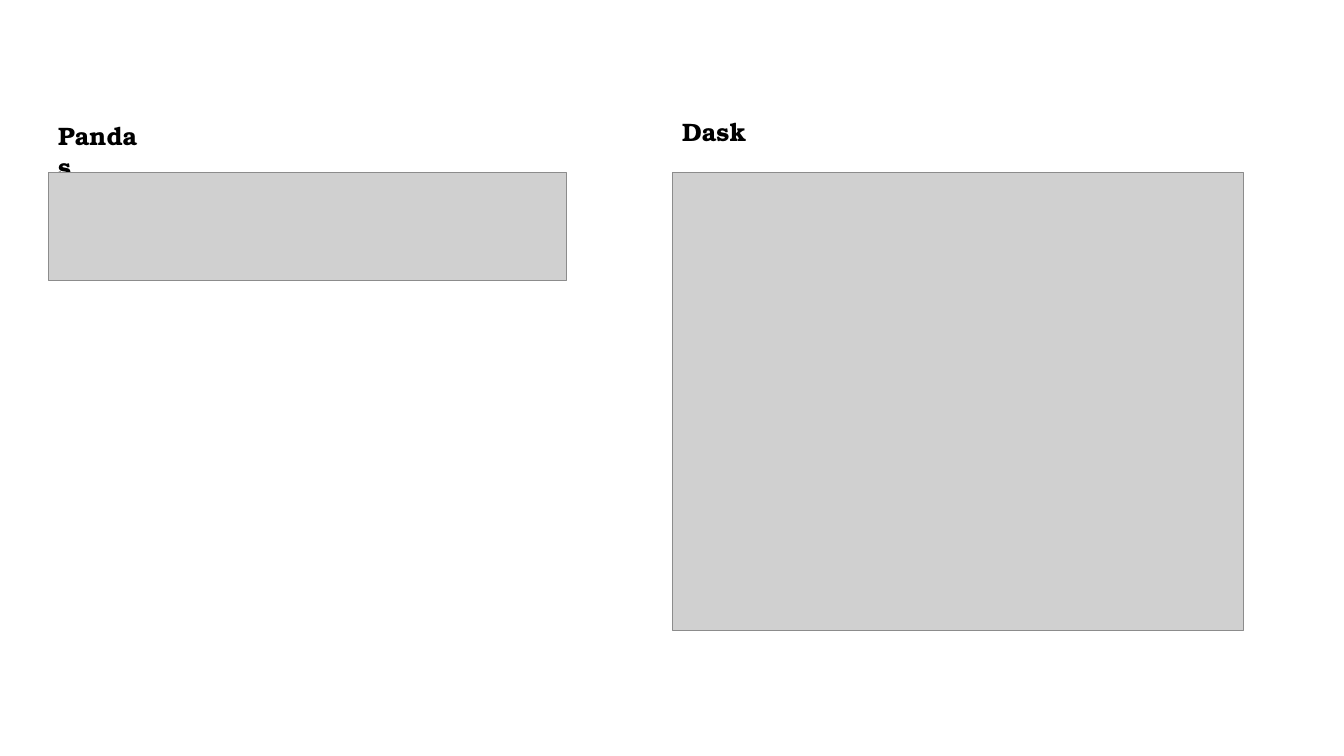
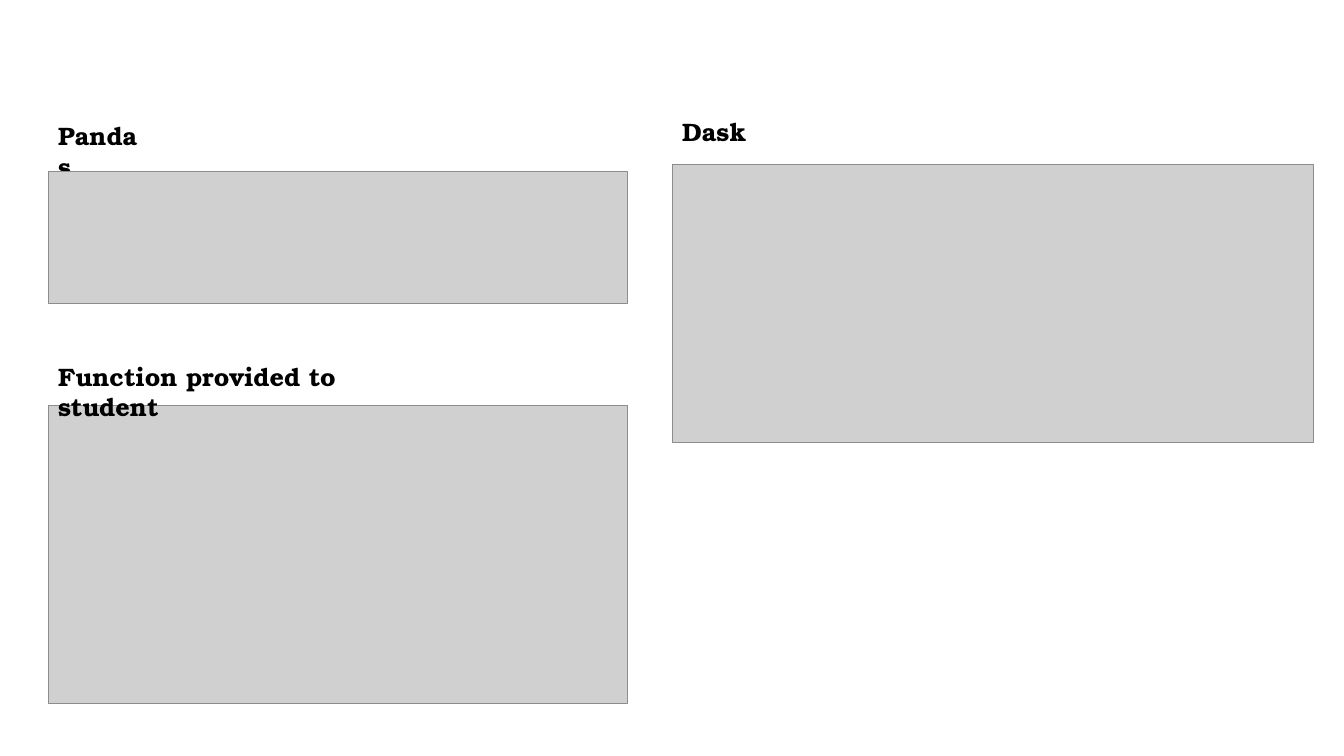
Before and after one commit to jsaikali/cscie29_final_project, a slide deck: slide 12 of ppt/DASK.pptx. Drawn at 1344x756 pixels with LibreOffice and Linux fonts; fonts in the diff are those of the drawing; grey boxes stand for pictures; background and template pictures are left out. Boxes give left, top, right and bottom in pixels: in the first picture for what was removed or moved away, otherwise in the second. Text is boxed around its words. In the diff, an @@ line names an element or a change of style, - is before the commit and + after.

Commit message:
final ppt

```diff
--- a/ppt/DASK.pptx
+++ b/ppt/DASK.pptx
@@ picture: place and size @@
-picture at box(48, 172, 567, 280)
+picture at box(48, 172, 628, 304)
@@ picture: place and size @@
-picture at box(673, 172, 1244, 630)
+picture at box(673, 165, 1314, 443)
@@ text added at box(58, 366, 336, 417), 18 pt, text #000000, bold @@
+Function provided to student
@@ picture added at box(48, 406, 628, 704) @@
```
Also in this commit, not shown: 6 other slides changed, 1 slide added.
